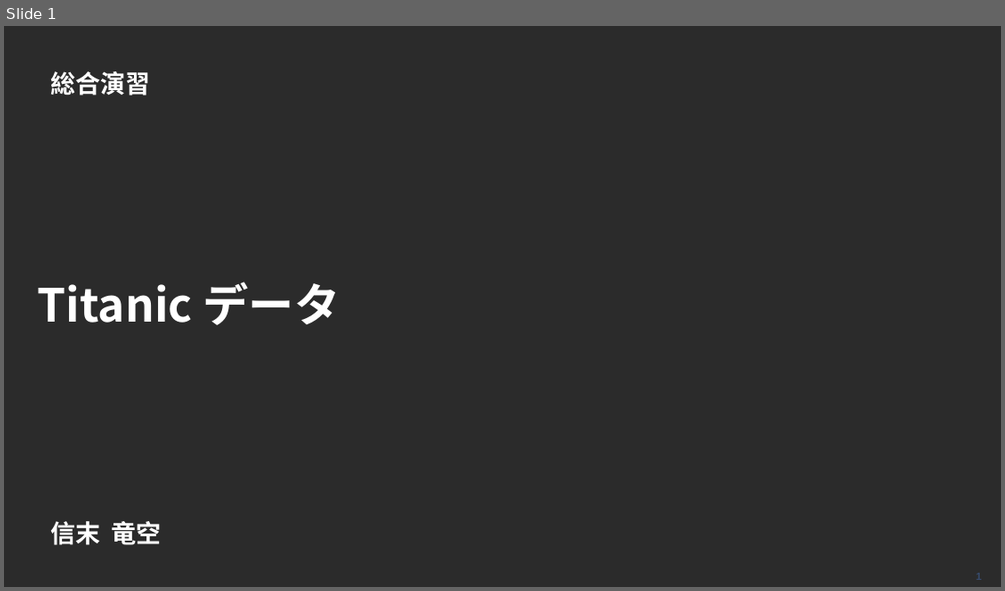
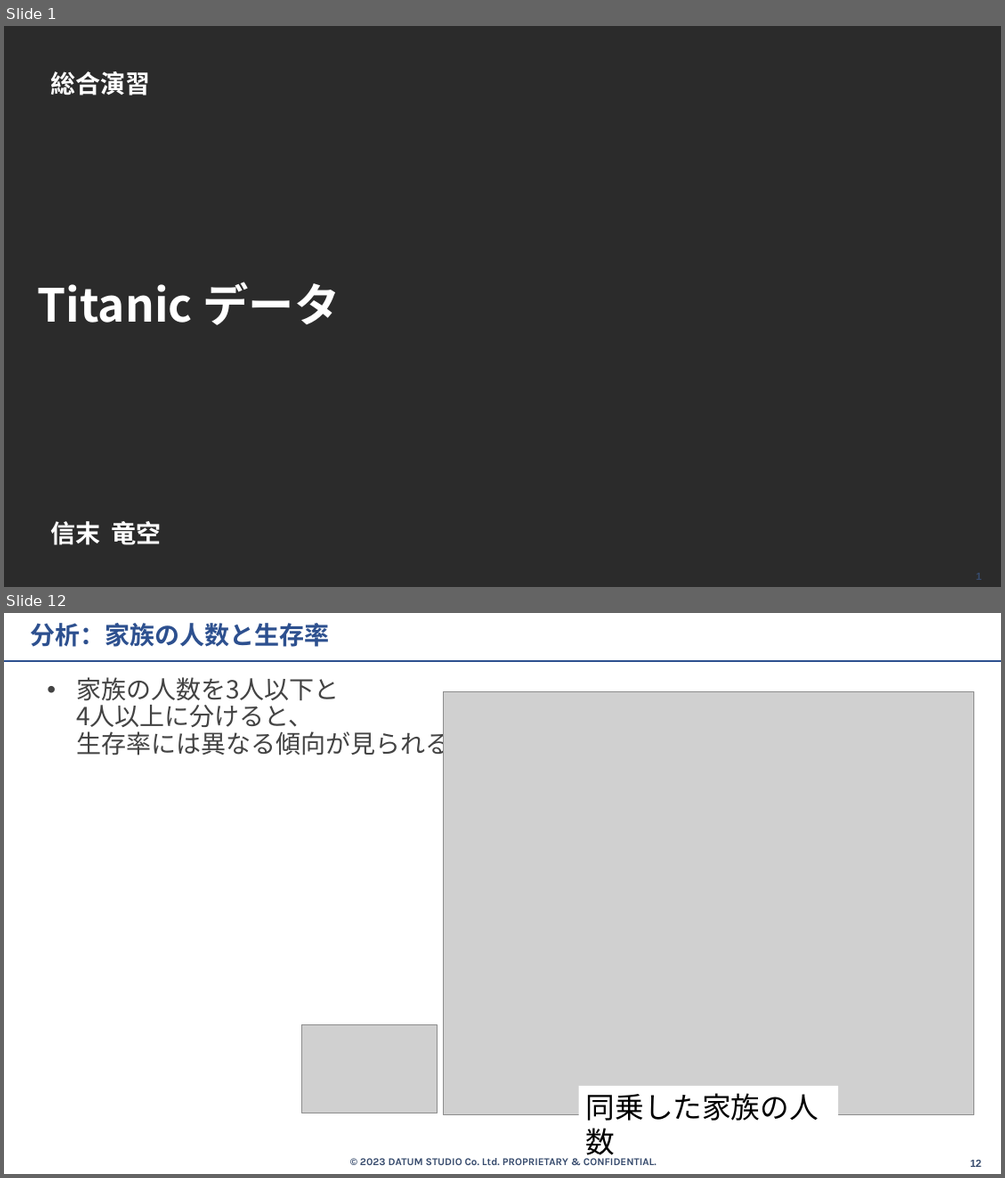
Before and after one commit to beuxor/ensyu_integrated, a slide deck: slides/NOBUSUE_Ryuku_Titanic.pptx. Shown one above the other, each under a label of ours: slide 1 before the commit, slides 1 and 12 after it; the slides between them are not shown. The pictures are 1005x591 and 1005x1178 pixels, drawn with LibreOffice and Linux fonts; fonts in the diff are those of the drawing; grey boxes stand for pictures; background and template pictures are left out; a plain dark background stands for a picture behind light text. Boxes give left, top, right and bottom in pixels: in the first picture for what was removed or moved away, otherwise in the second. Text is boxed around its words. In the diff, an @@ line names an element or a change of style, - is before the commit and + after.

```diff
--- a/slides/NOBUSUE_Ryuku_Titanic.pptx
+++ b/slides/NOBUSUE_Ryuku_Titanic.pptx
@@ slide 12 added at [4, 613, 1001, 1174], background #FFFFFF; not listed: 1 template element that a slide beside it also shows @@
@@ title added at [30, 623, 329, 647], 24 pt, text #2D508F, bold @@
+分析：家族の人数と生存率
@@ line added from (4, 661) to (1001, 661), #2D508F 1 pt @@
@@ text added at [76, 677, 450, 760], 24 pt, text #434343 @@
+• 家族の人数を3人以下と
+  4人以上に分けると、
+  生存率には異なる傾向が見られる
@@ picture added at [444, 691, 974, 1115] @@
@@ picture added at [302, 1025, 437, 1113] @@
@@ rectangle added at [579, 1086, 839, 1128], fill #FFFFFF, 28 pt, text #000000 @@
+同乗した家族の人数
@@ text added at [360, 1158, 656, 1165], 10 pt, text #374B6D, bold @@
+© 2023 DATUM STUDIO Co. Ltd. PROPRIETARY & CONFIDENTIAL.
```
Also in this commit, not shown: 3 slides changed, 19 other slides added, 12 slides removed, 4 other files.
